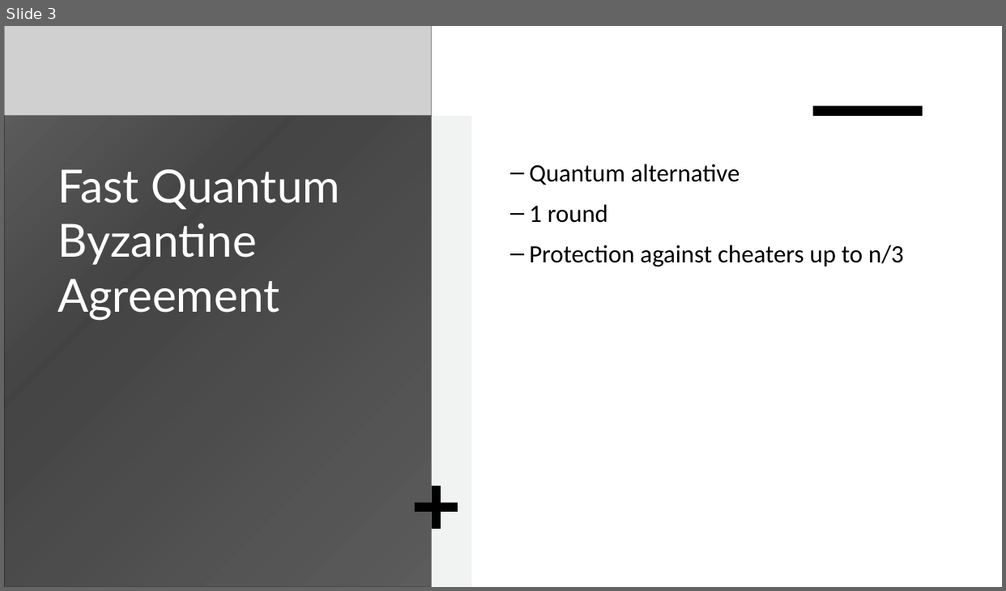
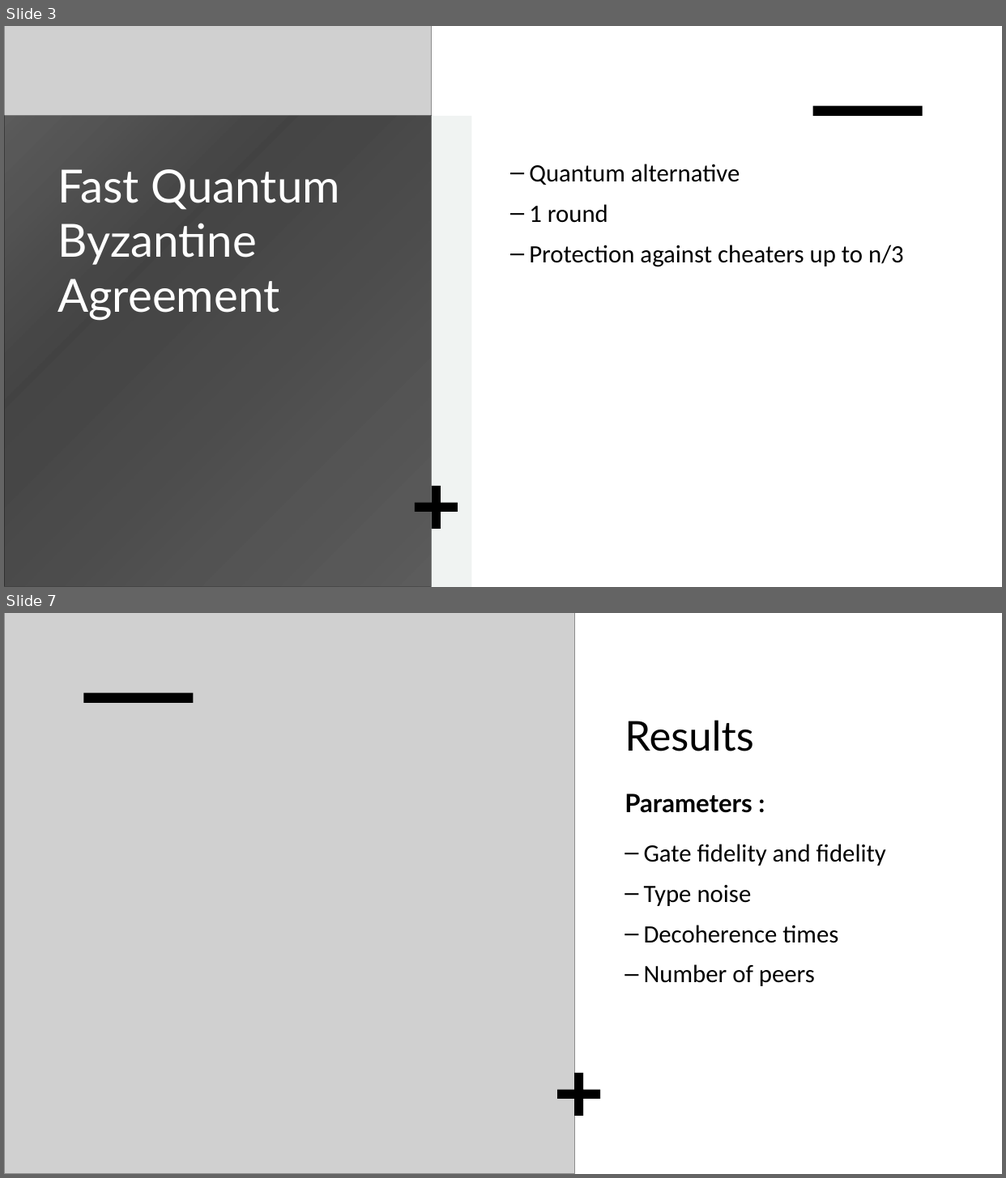
Before and after one commit to ado901/Quantum-Byzantine-Protocol, a slide deck: Fast Quantum Byzantine Agreement.pptx. Shown one above the other, each under a label of ours: slide 3 before the commit, slides 3 and 7 after it; the slides between them are not shown. The pictures are 1006x591 and 1006x1178 pixels, drawn with LibreOffice and Linux fonts; fonts in the diff are those of the drawing; grey boxes stand for pictures. Boxes give left, top, right and bottom in pixels: in the first picture for what was removed or moved away, otherwise in the second. Text is boxed around its words. In the diff, an @@ line names an element or a change of style, - is before the commit and + after.

```diff
--- a/Fast Quantum Byzantine Agreement.pptx
+++ b/Fast Quantum Byzantine Agreement.pptx
@@ slide 7 added at [4, 613, 1002, 1174], background #FFFFFF; not listed: 1 template element that a slide beside it also shows @@
@@ rectangle added at [4, 613, 1002, 1174], fill #FFFFFF @@
@@ picture added at [4, 613, 574, 1174] @@
@@ rectangle added at [83, 693, 193, 703], fill #000000 @@
@@ title added at [624, 720, 753, 813], 24.3 pt, text #000000, bold @@
+Results
+Parameters :
@@ text added at [644, 844, 886, 986], 24 pt, text #000000 @@
+– Gate fidelity and fidelity
+– Type noise
+– Decoherence times
+– Number of peers
@@ plus added at [557, 1072, 600, 1115], fill #000000 @@
```
Also in this commit, not shown: 5 other slides added.
